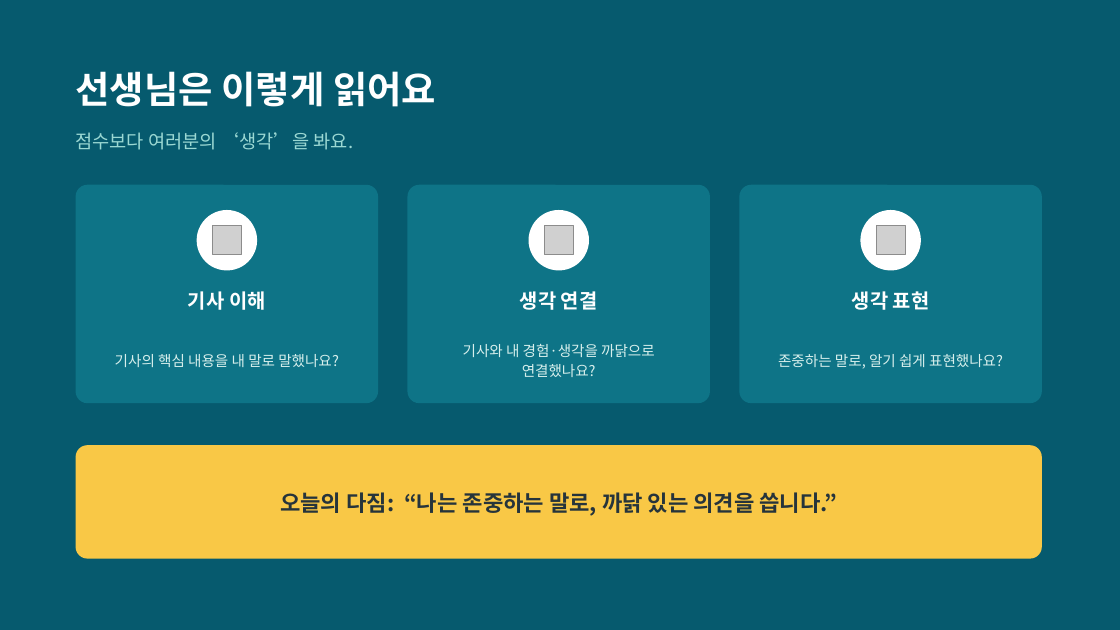
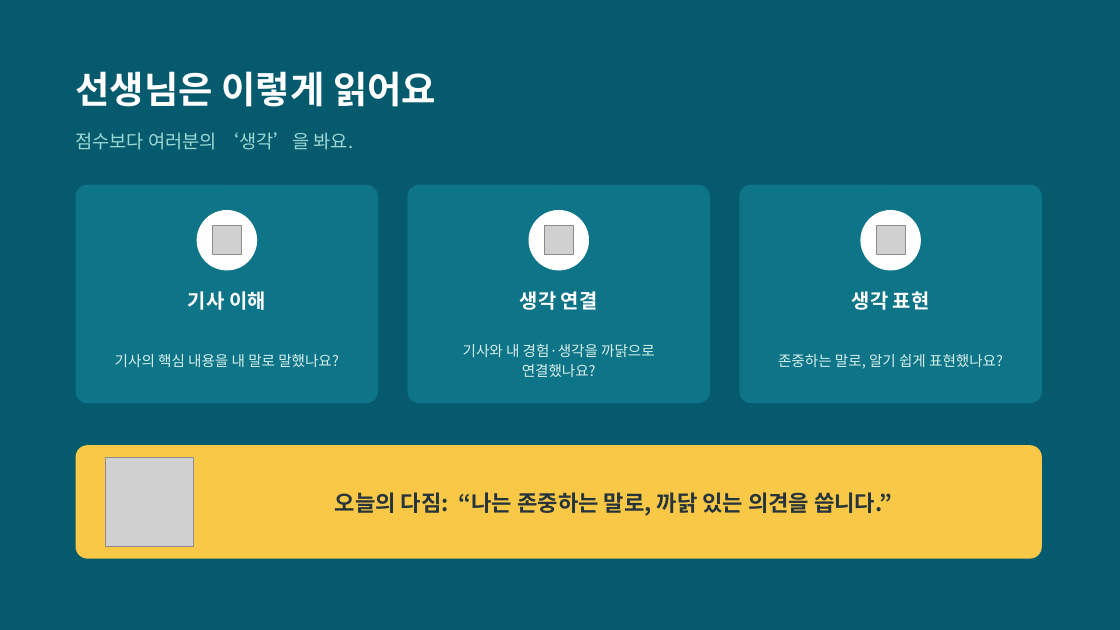
Before and after one commit to gomgomeet/newscomment-ai, a slide deck: slide 17 of output/신문기사-댓글달기-의견쓰기-학생수업-PPT.pptx (slide 16 before the commit). Drawn at 1120x630 pixels with LibreOffice and Linux fonts; fonts in the diff are those of the drawing; grey boxes stand for pictures. Boxes give left, top, right and bottom in pixels: in the first picture for what was removed or moved away, otherwise in the second. Text is boxed around its words. In the diff, an @@ line names an element or a change of style, - is before the commit and + after.

```diff
--- a/output/신문기사-댓글달기-의견쓰기-학생수업-PPT.pptx
+++ b/output/신문기사-댓글달기-의견쓰기-학생수업-PPT.pptx
@@ picture added at (x1=105, y1=458, x2=193, y2=546) @@
@@ text "오늘의 다짐: “나는 존중하는 말로, ..." moved from (x1=280, y1=492, x2=838, y2=516) to (x1=335, y1=492, x2=892, y2=516) @@
```
Also in this commit, not shown: 1 other slide changed, 1 slide added, 1 other file.
